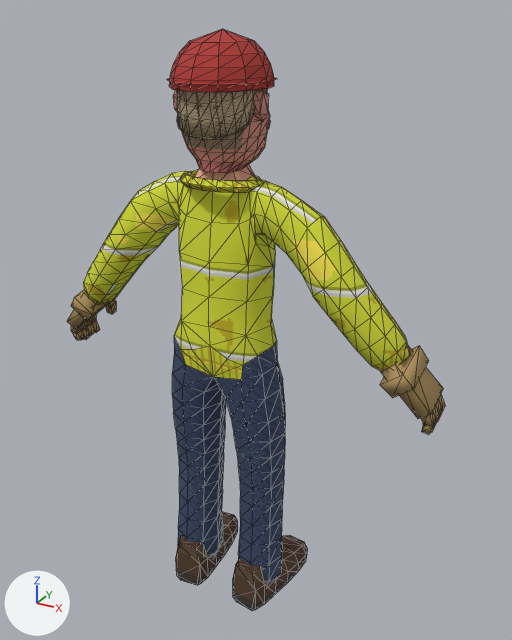
The glTF model docs/models/characters/CHR_QD_Bram.glb, before and after one commit.
Both versions are drawn from a 50 mm lens placed at (1.012, -1.653, 1.837), pointed at (0.046, 0.103, 0.959). Every picture has the same lights, and +X, +Y and +Z are marked at lower left. The older version comes first. Mesh edges are drawn as thin lines. Vertices at exactly the same position are counted once.

Names of what the first picture shows: 'QD_Bram_Body', 'QD_Bram_GearExtras', 'QD_Bram_Hair', 'QD_Bram_Head', 'QD_Bram_Shoes'.
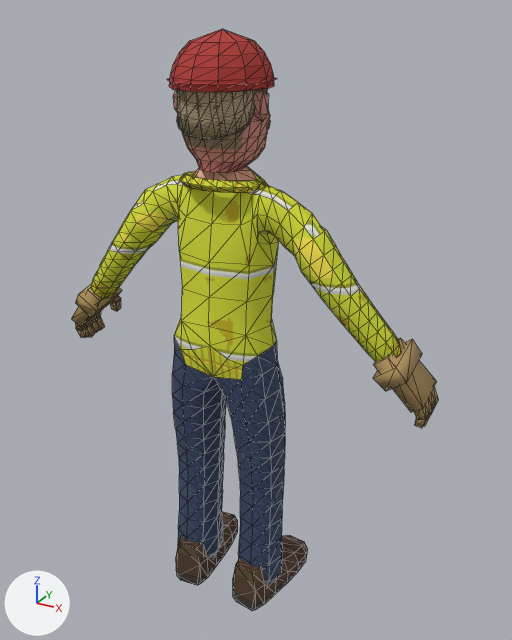
Patch to the scene script:
```diff
--- a/docs/models/characters/CHR_QD_Bram.glb.py
+++ b/docs/models/characters/CHR_QD_Bram.glb.py
@@ me_qd_bram_body @@
-me_qd_bram_body.from_pydata(...)  # 735 vertices, 1368 faces; spans x -0.643..0.643, y -0.113..0.156, z 0.04..1.478
+me_qd_bram_body.from_pydata(...)  # 801 vertices, 1500 faces; spans x -0.622..0.622, y -0.113..0.157, z 0.04..1.467
+# me_qd_bram_body part 1: the loose piece of 8 vertices spanning x 0.49..0.634, y -0.02..0.117, z 0.826..1.001 is multiplied about its middle by the matrix ((1.0, -0.001, 0.01), (0.001, 1.0, -0.011), (-0.01, 0.011, 1.0)), then moved by (-0.021, 0.0, 0.015)
+# me_qd_bram_body part 2: the loose piece of 8 vertices spanning x 0.496..0.589, y -0.038..0.11, z 0.879..0.994 is multiplied about its middle by the matrix ((1.0, -0.001, 0.006), (0.001, 1.0, -0.012), (-0.006, 0.012, 1.0)), then moved by (-0.02, 0.0, 0.015)
+# me_qd_bram_body part 3: the loose piece of 8 vertices spanning x 0.599..0.643, y 0.082..0.119, z 0.805..0.87 is moved by (-0.021, 0.001, 0.014)
+# me_qd_bram_body part 4: the loose piece of 8 vertices spanning x 0.599..0.642, y 0.055..0.091, z 0.805..0.865 is moved by (-0.021, 0.001, 0.014)
+# me_qd_bram_body part 5: the loose piece of 14 vertices spanning x 0.599..0.643, y 0.002..0.065, z 0.798..0.86 is moved by (-0.021, 0.002, 0.014)
+# me_qd_bram_body part 6: the loose piece of 8 vertices spanning x 0.608..0.639, y 0.012..0.042, z 0.771..0.814 is moved by (-0.021, 0.002, 0.014)
+# me_qd_bram_body part 7: the loose piece of 8 vertices spanning x -0.634..-0.49, y -0.02..0.117, z 0.826..1.001 is multiplied about its middle by the matrix ((1.0, 0.001, -0.01), (-0.001, 1.0, -0.011), (0.01, 0.011, 1.0)), then moved by (0.021, 0.0, 0.015)
+# me_qd_bram_body part 8: the loose piece of 8 vertices spanning x -0.589..-0.496, y -0.038..0.11, z 0.879..0.994 is multiplied about its middle by the matrix ((1.0, 0.001, -0.006), (-0.001, 1.0, -0.012), (0.006, 0.012, 1.0)), then moved by (0.02, 0.0, 0.015)
+# me_qd_bram_body part 9: the loose piece of 8 vertices spanning x -0.643..-0.599, y 0.082..0.119, z 0.805..0.87 is moved by (0.021, 0.001, 0.014)
+# me_qd_bram_body part 10: the loose piece of 8 vertices spanning x -0.643..-0.609, y 0.093..0.126, z 0.766..0.819 is moved by (0.021, 0.002, 0.015)
+# me_qd_bram_body part 11: the loose piece of 8 vertices spanning x -0.642..-0.599, y 0.055..0.091, z 0.805..0.865 is moved by (0.021, 0.001, 0.014)
+# me_qd_bram_body part 12: the loose piece of 8 vertices spanning x -0.641..-0.607, y 0.065..0.098, z 0.767..0.819 is moved by (0.021, 0.002, 0.014)
+# me_qd_bram_body part 13: the loose piece of 14 vertices spanning x 0.599..0.643, y 0.002..0.065, z 0.798..0.86 is copied, and the copy is scaled about its middle by (-0.996, 1, 1), then moved by (-1.22, 0.002, 0.014); it spans x -0.621..-0.578, y 0.004..0.067, z 0.811..0.874
+# me_qd_bram_body part 14: the loose piece of 8 vertices spanning x -0.642..-0.609, y 0.039..0.071, z 0.761..0.812 is moved by (0.021, 0.002, 0.014)
+# me_qd_bram_body part 15: the loose piece of 8 vertices spanning x -0.639..-0.608, y 0.012..0.042, z 0.771..0.814 is moved by (0.021, 0.002, 0.014)
+# me_qd_bram_body part 16: the loose piece of 8 vertices spanning x -0.577..-0.53, y 0.075..0.148, z 0.873..0.943 is moved by (0.021, 0.0, 0.016)
+# me_qd_bram_body part 17: the loose piece of 8 vertices spanning x -0.576..-0.539, y 0.118..0.156, z 0.842..0.898 is moved by (0.021, 0.001, 0.016)
+# me_qd_bram_body part 18: the loose piece of 14 vertices spanning x -0.643..-0.599, y 0.002..0.065, z 0.798..0.86 is deleted
+# me_qd_bram_body part 19: 186 vertices moved from x -0.472..0.509, y -0.081..0.136, z 0.982..1.473 to x -0.386..0.411, y -0.08..0.135, z 0.983..1.467; 59 vertices removed from x -0.552..0.552, y -0.045..0.096, z 0.935..1.478; 125 vertices added at x -0.528..0.528, y -0.046..0.1, z 0.952..1.462
+# other edits to the shape of me_qd_bram_body do not show in these pictures
 me_qd_bram_body.materials.append(mat_qd_bram_top)
```

Changed parts and their boxes (x1, y1, x2, y2) in the pictures (512 x 640 px; the box of a moved part takes in the faces that stretch with it):
'QD_Bram_Body', reshaped
    before: (67, 164, 445, 585)
    after: (72, 166, 438, 585)
part 1 of me_qd_bram_body, moved or reshaped
    before: (380, 346, 443, 419)
    after: (374, 338, 437, 412)
part 2 of me_qd_bram_body, moved or reshaped
    before: (380, 346, 429, 398)
    after: (373, 339, 422, 391)
part 3 of me_qd_bram_body, moved or reshaped (mostly hidden)
    before: (438, 394, 445, 411)
    after: (431, 387, 438, 404)
part 4 of me_qd_bram_body, moved or reshaped (mostly hidden)
    before: (435, 400, 442, 415)
    after: (428, 393, 435, 409)
part 5 of me_qd_bram_body, moved or reshaped
    before: (421, 405, 439, 426)
    after: (414, 399, 432, 419)
part 6 of me_qd_bram_body, moved or reshaped
    before: (421, 425, 433, 435)
    after: (415, 418, 427, 428)
part 7 of me_qd_bram_body, moved or reshaped
    before: (67, 292, 97, 329)
    after: (72, 287, 104, 327)
part 8 of me_qd_bram_body, moved or reshaped
    before: (71, 290, 110, 321)
    after: (75, 285, 122, 318)
part 9 of me_qd_bram_body, moved or reshaped (mostly hidden)
    before: (91, 314, 96, 323)
    after: (96, 311, 101, 320)
part 10 of me_qd_bram_body, moved or reshaped
    before: (92, 320, 100, 333)
    after: (96, 317, 104, 330)
part 11 of me_qd_bram_body, moved or reshaped (mostly hidden)
    before: (86, 318, 92, 327)
    after: (91, 315, 96, 323)
part 12 of me_qd_bram_body, moved or reshaped
    before: (86, 323, 95, 335)
    after: (91, 320, 100, 333)
part 13 of me_qd_bram_body, added
    after: (75, 319, 91, 332)
part 14 of me_qd_bram_body, moved or reshaped
    before: (82, 327, 90, 340)
    after: (87, 324, 95, 337)
part 15 of me_qd_bram_body, moved or reshaped
    before: (71, 329, 84, 340)
    after: (76, 327, 89, 338)
part 16 of me_qd_bram_body, moved or reshaped (mostly hidden)
    before: (106, 299, 116, 308)
    after: (111, 296, 121, 304)
part 17 of me_qd_bram_body, moved or reshaped
    before: (106, 303, 116, 314)
    after: (110, 299, 121, 312)
part 18 of me_qd_bram_body, deleted
    before: (71, 321, 87, 334)
part 19 of me_qd_bram_body, moved or reshaped
    before: (83, 164, 409, 371)
    after: (91, 166, 401, 362)
